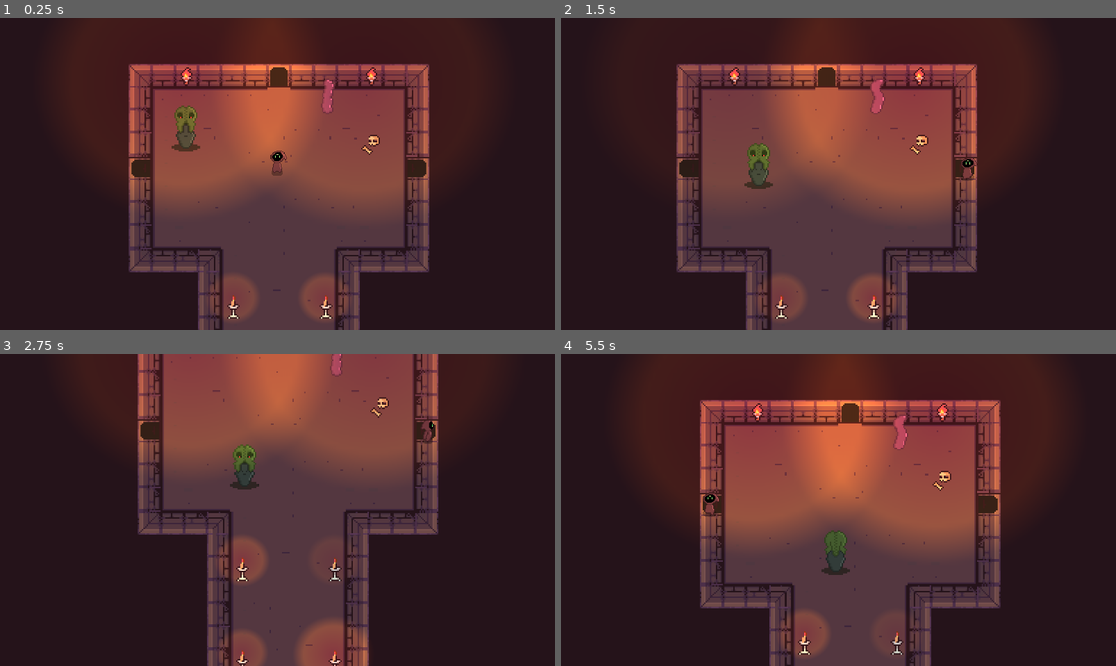
Above: before the commit, frames 1-4 (two rows, left to right).
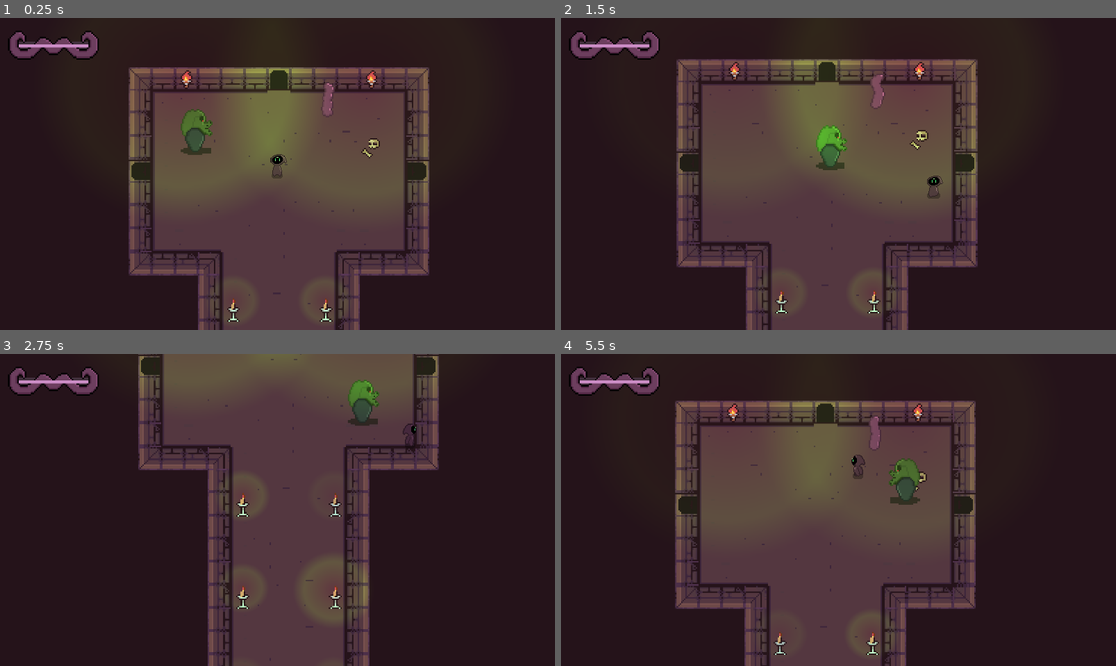
Above: after the commit, the same moments.

Repository: pablo-moreno/los-portales-de-lo-desconocido
Game: Godot game, scene res://scenes/level_1.tscn
The game is run twice, just before and just after one commit, with the same random seed, the same clock (stepped at 60 frames per second) and the same inputs.
Inputs:
- Up to frame 1 (0.25 s): no input
- Up to frame 2 (1.5 s): tap Enter (ui_accept) at 0.5, 0.77 s; hold Right (ui_right) 0.53-1.28 s; tap Space (dash) at 0.6, 1.35 s; hold Down (ui_down) from 1.28 s (still down)
- Up to frame 3 (2.75 s): tap Enter (ui_accept) at 1.52 s; release Down (ui_down) at 2.03 s; hold Right (ui_right) from 2.03 s (still down); hold T (shake) from 2.03 s (still down); tap Space (dash) at 2.3 s
- Up to frame 4 (5.5 s): release Right (ui_right) at 2.78 s; release T (shake) at 2.78 s; hold Up (ui_up) 2.78-3.53 s; tap Space (dash) at 2.85, 3.6, 4.55, 5.1 s; tap Enter (ui_accept) at 3.02, 3.77, 4.52 s; hold Left (ui_left) 3.53-5.03 s; tap Escape (pause, bound only after the commit) at 4.15 s; tap T (shake) at 4.35 s; hold Down (ui_down) from 5.03 s (still down)

The runs differ from the first frame. In frame 1, 28% of the frame differs, in the area x 1-78%, y 0-100%; in frame 2, 27%; in frame 3, 30%; in frame 4, 43%, in the area x 1-89%, y 0-100%.

Commit message:
feat: added UI

Diff:
--- a/project.godot
+++ b/project.godot
@@ -75,6 +75,19 @@
 "events": [Object(InputEventKey,"resource_local_to_scene":false,"resource_name":"","device":-1,"window_id":0,"alt_press …(191 unchanged characters)…
 ]
 }
+pause={
+"deadzone": 0.5,
+"events": [Object(InputEventKey,"resource_local_to_scene":false,"resource_name":"","device":-1,"window_id":0,"alt_pressed":false,"shift_pressed":false,"ctrl_pressed":false,"meta_pressed":false,"pressed":false,"keycode":0,"physical_keycode":4194305,"key_label":0,"unicode":0,"location":0,"echo":false,"script":null)
+]
+}
+attack={
+"deadzone": 0.5,
+"events": []
+}
+heal={
+"deadzone": 0.5,
+"events": []
+}
 
 [layer_names]
 
--- a/scenes/enemies/cosmic_horror/cosmic_horror.tscn
+++ b/scenes/enemies/cosmic_horror/cosmic_horror.tscn
@@ -7,6 +7,7 @@
 [ext_resource type="Script" path="res://scripts/common/fsm.gd" id="4_ios3j"]
 [ext_resource type="Script" path="res://scenes/enemies/cosmic_horror/states/wander_state.gd" id="6_hpg0u"]
 [ext_resource type="Script" path="res://scenes/enemies/cosmic_horror/states/chase_state.gd" id="7_06yk8"]
+[ext_resource type="Script" path="res://scripts/common/hitbox.gd" id="8_2n6ja"]
 
 [sub_resource type="AtlasTexture" id="AtlasTexture_wqslp"]
 atlas = ExtResource("1_1kd1p")
@@ -278,6 +279,8 @@
 "cast_right": SubResource("Animation_cldyr")
 }
 
+[sub_resource type="CapsuleShape2D" id="CapsuleShape2D_j2tdk"]
+
 [node name="CosmicHorror" type="CharacterBody2D"]
 script = ExtResource("1_kvkq0")
 movement_speed = 50.0
@@ -292,6 +295,8 @@
 shape = SubResource("CapsuleShape2D_ly8av")
 
 [node name="HurtBox" type="Area2D" parent="." node_paths=PackedStringArray("health")]
+collision_layer = 2
+collision_mask = 4
 script = ExtResource("2_nbtsc")
 health = NodePath("../Health")
 
@@ -321,7 +326,6 @@
 shape = SubResource("CircleShape2D_hlivc")
 target_position = Vector2(0, 48)
 max_results = 31
-collision_mask = 2
 
 [node name="AnimationPlayer" type="AnimationPlayer" parent="."]
 libraries = {
@@ -332,4 +336,13 @@
 path_desired_distance = 8.0
 target_desired_distance = 8.0
 
+[node name="HitBox" type="Area2D" parent="."]
+collision_layer = 2
+collision_mask = 4
+script = ExtResource("8_2n6ja")
+
+[node name="CollisionShape2D" type="CollisionShape2D" parent="HitBox"]
+shape = SubResource("CapsuleShape2D_j2tdk")
+debug_color = Color(0.785583, 0.432773, 0, 0.42)
+
 [connection signal="state_changed" from="FiniteStateMachine" to="." method="_on_finite_state_machine_state_changed"]
--- a/scenes/enemies/cosmic_horror/states/wander_state.gd
+++ b/scenes/enemies/cosmic_horror/states/wander_state.gd
@@ -14,7 +14,6 @@
 
 func _navigation_ended():
     var random_point = _get_random_point()
-    print("random point ", random_point)
     set_movement_target(random_point)
     navigation_ended.emit()
 
--- a/scenes/enemies/tentacle/tentacle.gd
+++ b/scenes/enemies/tentacle/tentacle.gd
@@ -8,7 +8,7 @@
 func _ready() -> void:
     sprite.play("idle")
 
-func _process(delta: float) -> void:
+func _process(_delta: float) -> void:
     if cast.is_colliding():
         sprite.play("attack")
         hitbox_collision.disabled = false
--- a/scenes/enemies/tentacle/tentacle.tscn
+++ b/scenes/enemies/tentacle/tentacle.tscn
@@ -3,10 +3,6 @@
 [ext_resource type="Texture2D" uid="uid://b6x5yts7ku85c" path="res://sprites/enemies/tentacle.png" id="1_eq8ev"]
 [ext_resource type="Script" path="res://scenes/enemies/tentacle/tentacle.gd" id="1_lwmlj"]
 [ext_resource type="Script" path="res://scripts/common/hitbox.gd" id="3_8u10h"]
-
-[sub_resource type="AtlasTexture" id="AtlasTexture_4ks6q"]
-atlas = ExtResource("1_eq8ev")
-region = Rect2(240, 0, 48, 48)
 
 [sub_resource type="AtlasTexture" id="AtlasTexture_vfcay"]
 atlas = ExtResource("1_eq8ev")
@@ -19,6 +15,10 @@
 [sub_resource type="AtlasTexture" id="AtlasTexture_2hvc5"]
 atlas = ExtResource("1_eq8ev")
 region = Rect2(384, 0, 48, 48)
+
+[sub_resource type="AtlasTexture" id="AtlasTexture_4ks6q"]
+atlas = ExtResource("1_eq8ev")
+region = Rect2(240, 0, 48, 48)
 
 [sub_resource type="AtlasTexture" id="AtlasTexture_tixi1"]
 atlas = ExtResource("1_eq8ev")
@@ -43,9 +43,6 @@
 [sub_resource type="SpriteFrames" id="SpriteFrames_kallb"]
 animations = [{
 "frames": [{
-"duration": 1.0,
-"texture": SubResource("AtlasTexture_4ks6q")
-}, {
 "duration": 0.75,
 "texture": SubResource("AtlasTexture_vfcay")
 }, {
@@ -54,6 +51,9 @@
 }, {
 "duration": 1.25,
 "texture": SubResource("AtlasTexture_2hvc5")
+}, {
+"duration": 1.0,
+"texture": SubResource("AtlasTexture_4ks6q")
 }],
 "loop": false,
 "name": &"attack",
@@ -98,7 +98,7 @@
 scale = Vector2(0.875, 0.909539)
 sprite_frames = SubResource("SpriteFrames_kallb")
 animation = &"attack"
-frame = 3
+frame = 2
 frame_progress = 1.0
 
 [node name="CollisionShape2D" type="CollisionShape2D" parent="."]
@@ -110,7 +110,10 @@
 target_position = Vector2(0, 0)
 
 [node name="HitBox" type="Area2D" parent="."]
+collision_layer = 2
+collision_mask = 2
 script = ExtResource("3_8u10h")
+damage = 50
 
 [node name="CollisionShape2D" type="CollisionShape2D" parent="HitBox"]
 shape = SubResource("CircleShape2D_h5pjt")
--- a/scenes/fire_point.tscn
+++ b/scenes/fire_point.tscn
@@ -14,9 +14,8 @@
 
 [node name="PointLight2D" type="PointLight2D" node_paths=PackedStringArray("timer")]
 texture_filter = 1
-position = Vector2(-3, -0.999985)
 scale = Vector2(2.95473, 2.79107)
-color = Color(0.855781, 0.545815, 0.190848, 1)
+color = Color(0.209147, 0.714774, 0.647655, 1)
 energy = 0.68
 texture = SubResource("GradientTexture2D_w2opf")
 texture_scale = 0.78
--- a/scenes/level_1.tscn
+++ b/scenes/level_1.tscn
@@ -22,7 +22,6 @@
 [node name="Player" parent="." instance=ExtResource("2_7lpu1")]
 z_index = 2
 position = Vector2(199, 100)
-DASH_MODIFIER = 3.5
 
 [node name="CosmicHorror" parent="." instance=ExtResource("1_5i6we")]
 z_index = 2
--- a/scenes/player.tscn
+++ b/scenes/player.tscn
@@ -8,6 +8,8 @@
 [ext_resource type="Script" path="res://scripts/common/hurtbox.gd" id="6_jeedl"]
 [ext_resource type="Script" path="res://scripts/camera/shake.gd" id="7_4r51u"]
 [ext_resource type="Texture2D" uid="uid://cffocdevpwrxu" path="res://sprites/acolyte/acolyte.png" id="8_8uv17"]
+[ext_resource type="PackedScene" uid="uid://cyr51uwvi3mvr" path="res://scenes/ui.tscn" id="8_th4ds"]
+[ext_resource type="Script" path="res://scripts/player/actions.gd" id="9_l5jtn"]
 
 [sub_resource type="CapsuleShape2D" id="CapsuleShape2D_0d1tx"]
 radius = 4.0
@@ -17,212 +19,7 @@
 radius = 4.0
 height = 12.0
 
-[sub_resource type="Shader" id="Shader_1osq5"]
-code = "/*
-Shader from Godot Shaders - the free shader library.
-
-This shader is under CC0 license. Feel free to use, improve and
-change this shader according to your needs and consider sharing
-the modified result to godotshaders.com.
-
-Optimised and packed by @c64cosmin
-If you do use this please share it with me
-Would love to see what you're making with it <3
-
-It's a combination of these two shaders
-~godotshaders.com/shader/VHS-and-CRT-monitor-effect
-godotshaders.com/shader/crt-shader-with-realistic-blurring/
-
-CRT grille and rolling lines made by @c64cosmin
-Vignette and warping effect was made by pend00
-Scanlines are from \"TimothyLottes\" FROM SHADERTOY
-Then ported by AHOPNESS (@ahopness)
-https://www.shadertoy.com/view/MsjXzh
-*/
-
-shader_type canvas_item;
-
-uniform sampler2D SCREEN_TEXTURE: hint_screen_texture;
-
-uniform vec2 resolution = vec2(320.0, 180.0);
-
-uniform float scan_line_amount :hint_range(0.0, 1.0) = 1.0;
-uniform float warp_amount :hint_range(0.0, 5.0) = 0.1;
-uniform float noise_amount :hint_range(0.0, 0.3) = 0.03;
-uniform float interference_amount :hint_range(0.0, 1.0) = 0.2;
-uniform float grille_amount :hint_range(0.0, 1.0) = 0.1;
-uniform float grille_size :hint_range(1.0, 5.0) = 1.0;
-uniform float vignette_amount :hint_range(0.0, 2.0) = 0.6;
-uniform float vignette_intensity : hint_range(0.0, 1.0) = 0.4;
-uniform float aberation_amount :hint_range(0.0, 1.0) = 0.5;
-uniform float roll_line_amount :hint_range(0.0, 1.0) = 0.3;
-uniform float roll_speed :hint_range(-8.0, 8.0) = 1.0;
-uniform float scan_line_strength :hint_range(-12.0, -1.0) = -8.0;
-uniform float pixel_strength :hint_range(-4.0, 0.0) = -2.0;
-
-float random(vec2 uv){
-    return fract(cos(uv.x * 83.4827 + uv.y * 92.2842) * 43758.5453123);
-}
-
-vec3 fetch_pixel(vec2 uv, vec2 off){
-	vec2 pos = floor(uv * resolution + off) / resolution + vec2(0.5) / resolution;
-
-	float noise = 0.0;
-	if(noise_amount > 0.0){
-		noise = random(pos + fract(TIME)) * noise_amount;
-	}
-
-	if(max(abs(pos.x - 0.5), abs(pos.y - 0.5)) > 0.5){
-		return vec3(0.0, 0.0, 0.0);
-	}
-
-	vec3 clr = texture(SCREEN_TEXTURE , pos, -16.0).rgb + noise;
-	return clr;
-}
-
-// Distance in emulated pixels to nearest texel.
-vec2 Dist(vec2 pos){
-	pos = pos * resolution;
-	return - ((pos - floor(pos)) - vec2(0.5));
-}
-
-// 1D Gaussian.
-float Gaus(float pos, float scale){ return exp2(scale * pos * pos); }
-
-// 3-tap Gaussian filter along horz line.
-vec3 Horz3(vec2 pos, float off){
-	vec3 b = fetch_pixel(pos, vec2(-1.0, off));
-	vec3 c = fetch_pixel(pos, vec2( 0.0, off));
-	vec3 d = fetch_pixel(pos, vec2( 1.0, off));
-	float dst = Dist(pos).x;
-
-	// Convert distance to weight.
-	float scale = pixel_strength;
-	float wb = Gaus(dst - 1.0, scale);
-	float wc = Gaus(dst + 0.0, scale);
-	float wd = Gaus(dst + 1.0, scale);
-
-	// Return filtered sample.
-	return (b * wb + c * wc + d * wd) / (wb + wc + wd);
-}
-
-// Return scanline weight.
-float Scan(vec2 pos, float off){
-	float dst = Dist(pos).y;
-
-	return Gaus(dst + off, scan_line_strength);
-}
-
-// Allow nearest three lines to effect pixel.
-vec3 Tri(vec2 pos){
-	vec3 clr = fetch_pixel(pos, vec2(0.0));
-	if(scan_line_amount > 0.0){
-		vec3 a = Horz3(pos,-1.0);
-		vec3 b = Horz3(pos, 0.0);
-		vec3 c = Horz3(pos, 1.0);
-
-		float wa = Scan(pos,-1.0);
-		float wb = Scan(pos, 0.0);
-		float wc = Scan(pos, 1.0);
-
-		vec3 scanlines = a * wa + b * wb + c * wc;
-		clr = mix(clr, scanlines, scan_line_amount);
-	}
-	return clr;
-}
-
-// Takes in the UV and warps the edges, creating the spherized effect
-vec2 warp(vec2 uv){
-	vec2 delta = uv - 0.5;
-	float delta2 = dot(delta.xy, delta.xy);
-	float delta4 = delta2 * delta2;
-	float delta_offset = delta4 * warp_amount;
-
-	vec2 warped = uv + delta * delta_offset;
-	return (warped - 0.5) / mix(1.0,1.2,warp_amount/5.0) + 0.5;
-}
-
-float vignette(vec2 uv){
-	uv *= 1.0 - uv.xy;
-	float vignette = uv.x * uv.y * 15.0;
-	return pow(vignette, vignette_intensity * vignette_amount);
-}
-
-float floating_mod(float a, float b){
-	return a - b * floor(a/b);
-}
-
-vec3 grille(vec2 uv){
-	float unit = PI / 3.0;
-	float scale = 2.0*unit/grille_size;
-	float r = smoothstep(0.5, 0.8, cos(uv.x*scale - unit));
-	float g = smoothstep(0.5, 0.8, cos(uv.x*scale + unit));
-	float b = smoothstep(0.5, 0.8, cos(uv.x*scale + 3.0*unit));
-	return mix(vec3(1.0), vec3(r,g,b), grille_amount);
-}
-
-float roll_line(vec2 uv){
-	float x = uv.y * 3.0 - TIME * roll_speed;
-	float f = cos(x) * cos(x * 2.35 + 1.1) * cos(x * 4.45 + 2.3);
-	float roll_line = smoothstep(0.5, 0.9, f);
-	return roll_line * roll_line_amount;
-}
-
-void fragment(){
-	vec2 pix = FRAGCOORD.xy;
-	vec2 pos = warp(SCREEN_UV);
-
-	float line = 0.0;
-	if(roll_line_amount > 0.0){
-		line = roll_line(pos);
-	}
-
-	vec2 sq_pix = floor(pos * resolution) / resolution + vec2(0.5) / resolution;
-	if(interference_amount + roll_line_amount > 0.0){
-		float interference = random(sq_pix.yy + fract(TIME));
-		pos.x += (interference * (interference_amount + line * 6.0)) / resolution.x;
-	}
-
-	vec3 clr = Tri(pos);
-	if(aberation_amount > 0.0){
-		float chromatic = aberation_amount + line * 2.0;
-		vec2 chromatic_x = vec2(chromatic,0.0) / resolution.x;
-		vec2 chromatic_y = vec2(0.0, chromatic/2.0) / resolution.y;
-		float r = Tri(pos - chromatic_x).r;
-		float g = Tri(pos + chromatic_y).g;
-		float b = Tri(pos + chromatic_x).b;
-		clr = vec3(r,g,b);
-	}
-
-	if(grille_amount > 0.0)clr *= grille(pix);
-	clr *= 1.0 + scan_line_amount * 0.6 + line * 3.0 + grille_amount * 2.0;
-	if(vignette_amount > 0.0)clr *= vignette(pos);
-
-	COLOR.rgb = clr;
-	COLOR.a = 1.0;
-}"
-
-[sub_resource type="ShaderMaterial" id="ShaderMaterial_1ef18"]
-resource_local_to_scene = true
-shader = SubResource("Shader_1osq5")
-shader_parameter/resolution = Vector2(1920, 1080)
-shader_parameter/scan_line_amount = 1.0
-shader_parameter/warp_amount = 0.1
-shader_parameter/noise_amount = 0.013
-shader_parameter/interference_amount = 0.101
-shader_parameter/grille_amount = 0.1
-shader_parameter/grille_size = 1.0
-shader_parameter/vignette_amount = 0.234
-shader_parameter/vignette_intensity = 0.4
-shader_parameter/aberation_amount = 0.5
-shader_parameter/roll_line_amount = 0.406
-shader_parameter/roll_speed = 3.8e-07
-shader_parameter/scan_line_strength = -8.0
-shader_parameter/pixel_strength = -2.0
-
-[sub_resource type="CanvasTexture" id="CanvasTexture_2tvpb"]
-
-[sub_resource type="FastNoiseLite" id="FastNoiseLite_5dmip"]
+[sub_resource type="FastNoiseLite" id="FastNoiseLite_sef6i"]
 noise_type = 0
 
 [sub_resource type="AtlasTexture" id="AtlasTexture_34u3l"]
@@ -540,30 +337,17 @@
 shape = SubResource("CapsuleShape2D_63hbe")
 debug_color = Color(0.995496, 0, 0.204212, 0.42)
 
-[node name="TextureRect" type="TextureRect" parent="."]
-visible = false
-z_index = 99
-material = SubResource("ShaderMaterial_1ef18")
-anchors_preset = 15
-anchor_right = 1.0
-anchor_bottom = 1.0
-offset_left = -287.0
-offset_top = -199.0
-offset_right = 583.0
-offset_bottom = 364.0
-grow_horizontal = 2
-grow_vertical = 2
-size_flags_horizontal = 3
-size_flags_vertical = 3
-texture = SubResource("CanvasTexture_2tvpb")
-
 [node name="CameraShake" type="Camera2D" parent="."]
 zoom = Vector2(5, 5)
 limit_left = 0
 limit_top = 0
 limit_smoothed = true
+position_smoothing_enabled = true
 script = ExtResource("7_4r51u")
-noise = SubResource("FastNoiseLite_5dmip")
+decay = 0.5
+noise = SubResource("FastNoiseLite_sef6i")
+
+[node name="UI" parent="CameraShake" instance=ExtResource("8_th4ds")]
 
 [node name="AnimatedSprite2D" type="AnimatedSprite2D" parent="."]
 y_sort_enabled = true
@@ -578,3 +362,11 @@
 [node name="CollisionShape2D" type="CollisionShape2D" parent="."]
 position = Vector2(0, 3)
 shape = SubResource("CapsuleShape2D_fgdpj")
+
+[node name="PlayerActions" type="Node" parent="."]
+script = ExtResource("9_l5jtn")
+
+[connection signal="change_health" from="Health" to="CameraShake/UI" method="_on_health_change_health"]
+[connection signal="change_max_health" from="Health" to="CameraShake/UI" method="_on_health_change_max_health"]
+[connection signal="damaged" from="Health" to="." method="_on_health_damaged"]
+[connection signal="death" from="Health" to="CameraShake/UI" method="_on_health_death"]
--- /dev/null
+++ b/scenes/ui.tscn
@@ -0,0 +1,45 @@
+[gd_scene load_steps=6 format=3 uid="uid://cyr51uwvi3mvr"]
+
+[ext_resource type="Texture2D" uid="uid://chm5qxwlp4jk5" path="res://sprites/ui/madness.png" id="1_8w1xa"]
+[ext_resource type="Script" path="res://scripts/ui/ui.gd" id="1_w3jep"]
+[ext_resource type="Theme" uid="uid://7e43vm7n51ic" path="res://themes/default.tres" id="2_8wsvp"]
+
+[sub_resource type="StyleBoxFlat" id="StyleBoxFlat_pb2he"]
+bg_color = Color(0, 0, 0, 0.341176)
+
+[sub_resource type="StyleBoxFlat" id="StyleBoxFlat_2jnil"]
+bg_color = Color(0.801238, 0.552648, 0.776893, 1)
+
+[node name="UI" type="CanvasLayer"]
+script = ExtResource("1_w3jep")
+
+[node name="Sprite2D" type="Sprite2D" parent="."]
+texture_filter = 1
+position = Vector2(185.25, 102.125)
+scale = Vector2(5.24219, 5.24219)
+texture = ExtResource("1_8w1xa")
+
+[node name="ProgressBar" type="ProgressBar" parent="Sprite2D"]
+offset_left = -23.0
+offset_top = -2.0
+offset_right = 23.0
+theme_override_styles/background = SubResource("StyleBoxFlat_pb2he")
+theme_override_styles/fill = SubResource("StyleBoxFlat_2jnil")
+step = 1.0
+value = 100.0
+show_percentage = false
+
+[node name="CenterContainer" type="CenterContainer" parent="."]
+anchors_preset = -1
+anchor_right = 1.0
+anchor_bottom = 0.994
+offset_bottom = -0.52002
+
+[node name="YouDied" type="RichTextLabel" parent="CenterContainer"]
+visible = false
+texture_filter = 1
+custom_minimum_size = Vector2(300, 72)
+layout_mode = 2
+theme = ExtResource("2_8wsvp")
+theme_override_font_sizes/normal_font_size = 100
+text = "HAS MUERTO"
--- a/scripts/camera/shake.gd
+++ b/scripts/camera/shake.gd
@@ -7,8 +7,10 @@
 
 # How quickly shaking will stop [0,1].
 @export var decay := 0.8
+
 # Maximum displacement in pixels.
 @export var max_offset := Vector2(100,75)
+
 # Maximum rotation in radians (use sparingly).
 @export var max_roll = 0.0
 # The source of random values.
@@ -34,7 +36,7 @@
     if trauma:
         trauma = max(trauma - decay * delta, 0)
         shake()
-        #optional
+    #optional
     elif offset.x != 0 or offset.y != 0 or rotation != 0:
         lerp(offset.x, 0.0, 1)
         lerp(offset.y, 0.0, 1)
--- a/scripts/common/health.gd
+++ b/scripts/common/health.gd
@@ -28,6 +28,9 @@
 signal healed
 
 func _ready():
+    change_health.emit(health)
+    change_max_health.emit(current_max_health)
+
     if invulnerability_timer != null:
         invulnerability_timer.one_shot = true
 
--- a/scripts/common/hurtbox.gd
+++ b/scripts/common/hurtbox.gd
@@ -12,12 +12,14 @@
 
 
 func _ready():
+    area_entered.connect(_on_area_entered)
     assert(health != null)
 
-    self.connect("area_entered", _on_area_entered)
 
+func _on_area_entered(hitbox):
+    if hitbox is not HitBox:
+        return
 
-func _on_area_entered(hitbox: HitBox):
     # Check if the hitbox is a sibling
     var is_sibling: bool = hitbox.get_parent() == get_parent()
 
--- /dev/null
+++ b/scripts/player/actions.gd
@@ -0,0 +1,21 @@
+class_name PlayerActions
+extends Node
+
+func _process(_delta: float) -> void:
+    if Input.is_action_just_pressed("attack"):
+        attack()
+
+    elif Input.is_action_just_pressed("pause"):
+        pause()
+
+    elif Input.is_action_just_pressed("heal"):
+        heal()
+
+func attack():
+    pass
+
+func heal():
+    pass
+
+func pause():
+    get_tree().paused = true
--- a/scripts/player/player.gd
+++ b/scripts/player/player.gd
@@ -4,7 +4,14 @@
 
 @export var SPEED: float = 300.0
 @export var DASH_MODIFIER: float = 3.5
+@export var CAMERA_TRAUMA: float = 1
+
 @onready var animation: AnimatedSprite2D = $AnimatedSprite2D
+
+@onready var progress_bar: ProgressBar = $CameraShake/UI/Sprite2D/ProgressBar
+@onready var health: Health = $Health
+
+@onready var camera: CameraShake = $CameraShake
 
 var previous_orientation = OrientationHandler.ORIENTATION.DOWN
 var previous_animation = "idle"
@@ -77,8 +84,8 @@
     if not is_axis:
         is_dash = false
 
-    if Input.is_action_just_pressed("dash") and is_axis:
-        is_dash = true
+    # if Input.is_action_just_pressed("dash") and is_axis:
+    #     is_dash = true
 
     #if Input.is_action_just_pressed("ui_accept"):
         #TransitionScreen.transition()
@@ -96,3 +103,9 @@
 
     velocity = direction * speed
     move_and_slide()
+
+
+func _on_health_damaged(amount: int) -> void:
+    var trauma = lerp(0.0, float(CAMERA_TRAUMA), float(amount) / float(health.current_max_health)) * 4
+    print("trauma: ", trauma)
+    camera.add_trauma(trauma)
--- /dev/null
+++ b/scripts/ui/ui.gd
@@ -0,0 +1,23 @@
+class_name PlayerUI
+extends CanvasLayer
+
+@onready var you_died: RichTextLabel = $CenterContainer/YouDied
+@onready var health_progress_bar = $Sprite2D/ProgressBar
+
+
+func _ready() -> void:
+    pass # Replace with function body.
+
+
+func _on_health_death() -> void:
+    you_died.visible = true
+    get_tree().paused = true
+
+
+func _on_health_change_health(new_health: int) -> void:
+    if health_progress_bar != null:
+        health_progress_bar.value = new_health
+
+func _on_health_change_max_health(new_max_health: int) -> void:
+    if health_progress_bar != null:
+        health_progress_bar.max_value = new_max_health
--- /dev/null
+++ b/themes/default.tres
@@ -0,0 +1,7 @@
+[gd_resource type="Theme" load_steps=2 format=3 uid="uid://7e43vm7n51ic"]
+
+[ext_resource type="FontFile" uid="uid://b45xkgcqeq5w5" path="res://themes/sd_auto_pilot.ttf" id="1_1c631"]
+
+[resource]
+default_font = ExtResource("1_1c631")
+default_font_size = 32
Not shown: 1 places in scenes/enemies/cosmic_horror/cosmic_horror.tscn that only renumber resources
Not shown: 1 places in scenes/player.tscn that only renumber resources
Binary file added: sprites/ui/madness.aseprite
Binary file added: sprites/ui/madness.png
Not shown, added: sprites/ui/madness.png.import
Binary file added: themes/sd_auto_pilot.ttf
Not shown, added: themes/sd_auto_pilot.ttf.import
